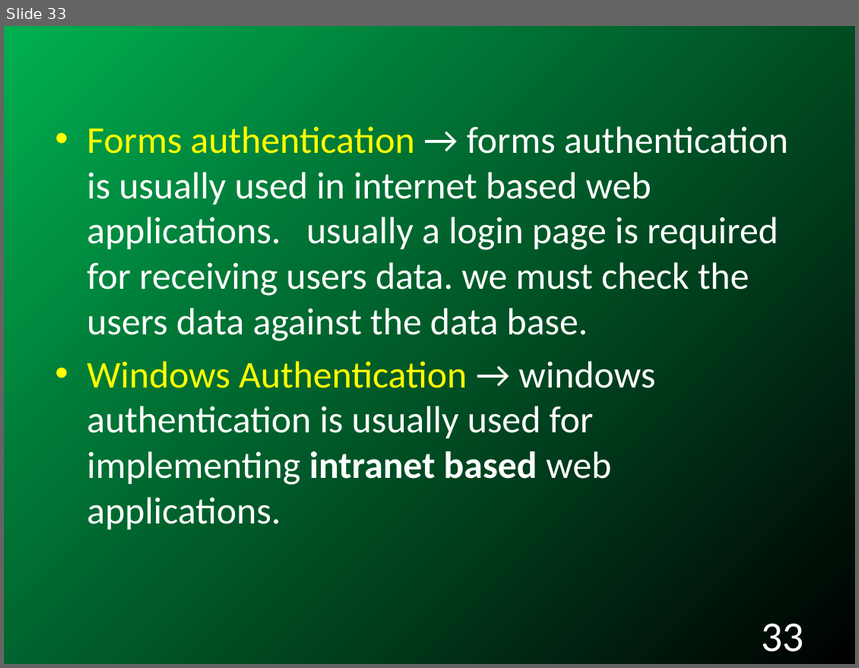
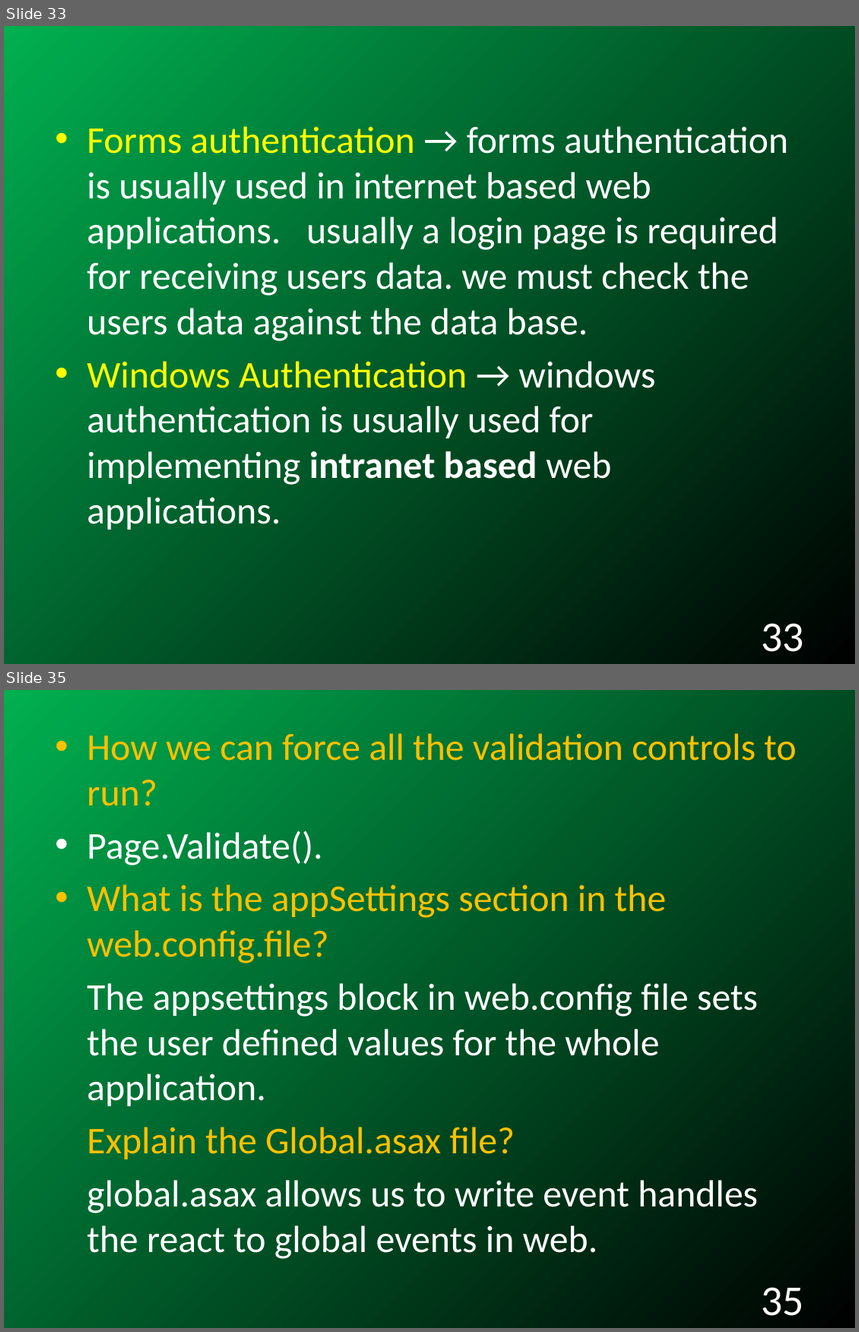
Before and after one commit to RAVIKIRANTV/FirstRepo, a slide deck: InterviewStudyMaterial/ASP.NET_Interview_Questions_with_answers.pptx. Shown one above the other, each under a label of ours: slide 33 before the commit, slides 33 and 35 after it; the slides between them are not shown. The pictures are 859x668 and 859x1332 pixels, drawn with LibreOffice and Linux fonts; fonts in the diff are those of the drawing; background and template pictures are left out. Boxes give left, top, right and bottom in pixels: in the first picture for what was removed or moved away, otherwise in the second. Text is boxed around its words. In the diff, an @@ line names an element or a change of style, - is before the commit and + after.

```diff
--- a/InterviewStudyMaterial/ASP.NET_Interview_Questions_with_answers.pptx
+++ b/InterviewStudyMaterial/ASP.NET_Interview_Questions_with_answers.pptx
@@ slide 35 added at (4, 690, 855, 1328), background gradient #00B050 to #000000 @@
@@ text added at (87, 733, 796, 1259), 32 pt, text #FFFFFF @@
+• How we can force all the validation controls to run?
+• Page.Validate().
+• What is the appSettings section in the web.config.file?
+The appsettings block in web.config file sets the user defined values for the whole application.
+Explain the Global.asax file?
+global.asax allows us to write event handles the react to global events in web.
@@ page number added at (761, 1287, 804, 1316), 36 pt, text #FFFFFF @@
+35
```
Also in this commit, not shown: 2 slides changed, 3 other slides added, 15 other files.
